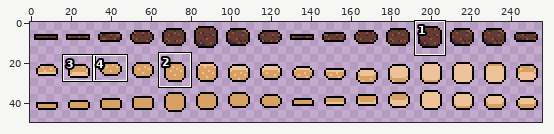
Two versions of one sprite sheet, assets/ingredients.png. Above, an overview of the earlier version with the close-up marked.
Close-up. Old version:
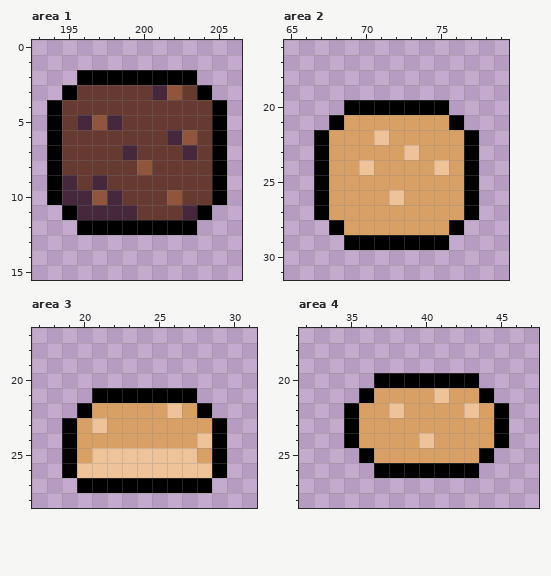
The file is 256x64 pixels. Shown: area 1: x 193..206, y 0..15; area 2: x 65..79, y 16..31; area 3: x 17..31, y 17..28; area 4: x 32..47, y 17..28. The wide view leaves out empty margins. The commit also changed other parts of the picture, which this record leaves out.
After the commit:
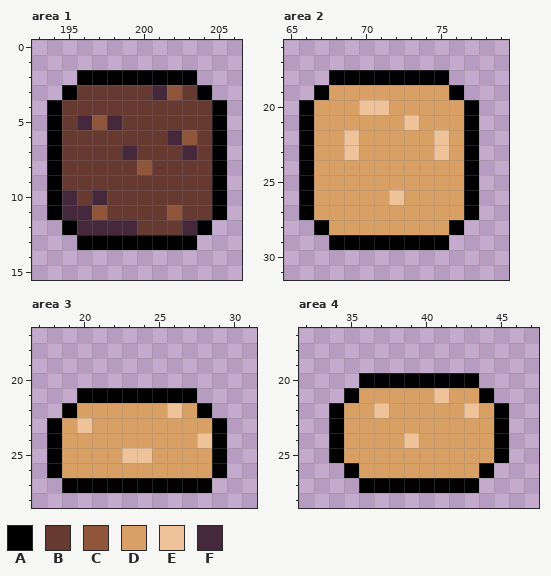
Palette (. is transparent): A #000000  B #663931  C #8f563b  D #d9a066  E #eec39a  F #45283c
Change:
--- area 1
@@ x 193..206 @@
  8 .ABBBBBCBBBBA.
- 9 .AFBFBBBBBBBA.
-10 .AFFCFBBBCBBA.
-11 ..AFFFFBBBFA..
-12 ...AAAAAAAA...
-13 ..............
+ 9 .ABBBBBBBBBBA.
+10 .AFBFBBBBBBBA.
+11 .AFFCBBBBCBBA.
+12 ..AFFFFBBBFA..
+13 ...AAAAAAAA...
 14 ..............
--- area 2
@@ x 65..79 @@
 17 ...............
-18 ...............
-19 ...............
-20 ....AAAAAAA....
-21 ...ADDDDDDDA...
-22 ..ADDDEDDDDDA..
-23 ..ADDDDDEDDDA..
-24 ..ADDEDDDDEDA..
-25 ..ADDDDDDDDDA..
-26 ..ADDDDEDDDDA..
-27 ..ADDDDDDDDDA..
-28 ...ADDDDDDDA...
-29 ....AAAAAAA....
+18 ...AAAAAAAA....
+19 ..ADDDDDDDDA...
+20 .ADDDEEDDDDDA..
+21 .ADDDDDDEDDDA..
+22 .ADDEDDDDDEDA..
+23 .ADDEDDDDDEDA..
+24 .ADDDDDDDDDDA..
+25 .ADDDDDDDDDDA..
+26 .ADDDDDEDDDDA..
+27 .ADDDDDDDDDDA..
+28 ..ADDDDDDDDA...
+29 ...AAAAAAAA....
 30 ...............
--- area 3
@@ x 17..31 @@
 20 ...............
-21 ....AAAAAAA....
-22 ...ADDDDDEDA...
-23 ..ADEDDDDDDDA..
-24 ..ADDDDDDDDEA..
-25 ..ADEEEEEEEDA..
-26 ..AEEEEEEEEEA..
-27 ...AAAAAAAAA...
+21 ...AAAAAAAA....
+22 ..ADDDDDDEDA...
+23 .ADEDDDDDDDDA..
+24 .ADDDDDDDDDEA..
+25 .ADDDDEEDDDDA..
+26 .ADDDDDDDDDDA..
+27 ..AAAAAAAAAA...
 28 ...............
--- area 4
@@ x 32..47 @@
 19 ................
-20 .....AAAAAAA....
-21 ....ADDDDEDDA...
-22 ...ADDEDDDDEDA..
-23 ...ADDDDDDDDDA..
-24 ...ADDDDEDDDDA..
-25 ....ADDDDDDDA...
-26 .....AAAAAAA....
-27 ................
+20 ....AAAAAAAA....
+21 ...ADDDDDEDDA...
+22 ..ADDEDDDDDEDA..
+23 ..ADDDDDDDDDDA..
+24 ..ADDDDEDDDDDA..
+25 ..ADDDDDDDDDDA..
+26 ...ADDDDDDDDA...
+27 ....AAAAAAAA....
 28 ................
Boxes around the changes in both close-ups, in picture pixels (x1, y1, x2, y2):
changed: (47, 175, 227, 250)
changed: (299, 70, 479, 250)
changed: (47, 388, 212, 493)
changed: (329, 373, 509, 493)
